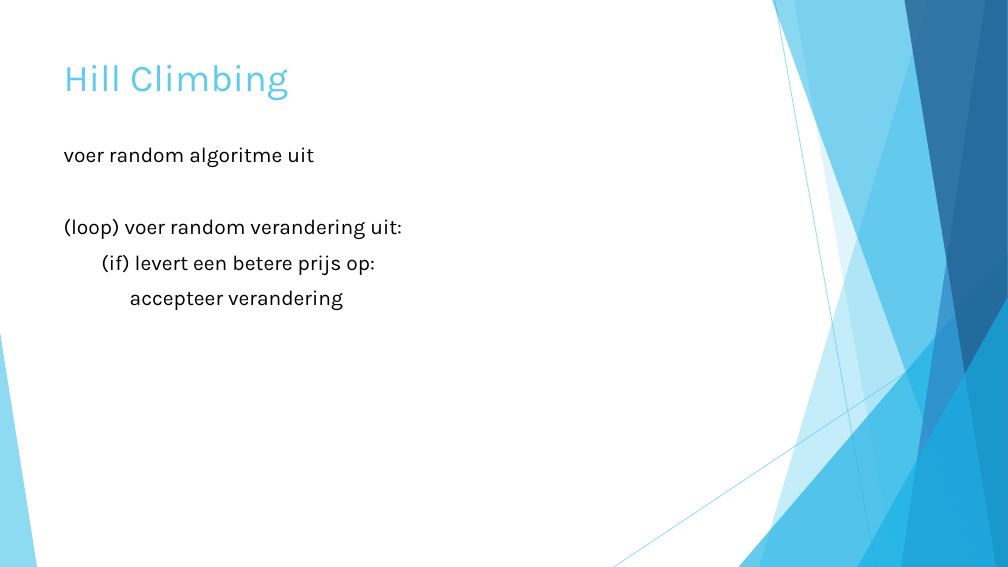
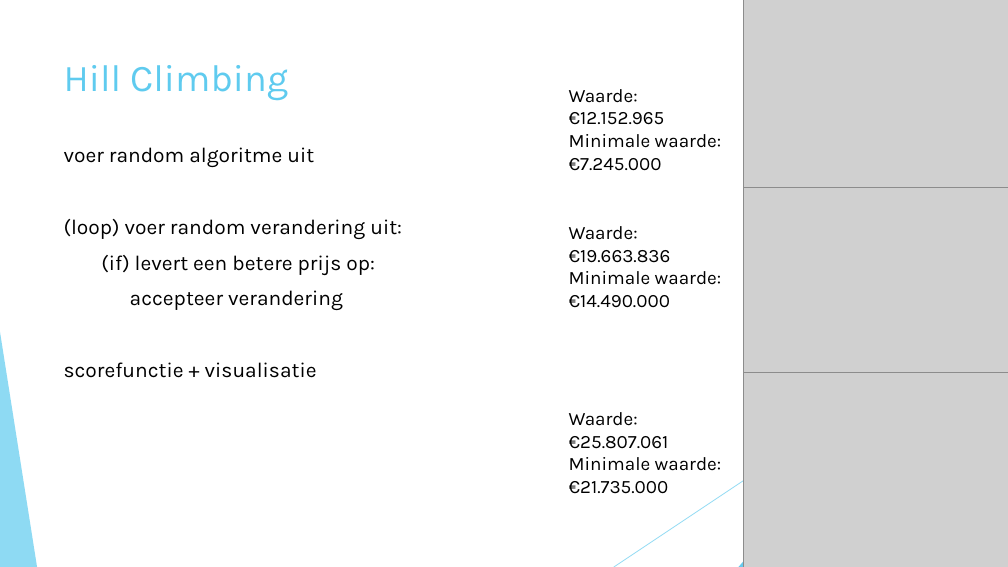
Before and after one commit to roosgreven/Heuristieken, a slide deck: slide 7 of files/presentatie heuristieken.pptx. Drawn at 1008x567 pixels with LibreOffice and Linux fonts; fonts in the diff are those of the drawing; grey boxes stand for pictures. Boxes give left, top, right and bottom in pixels: in the first picture for what was removed or moved away, otherwise in the second. Text is boxed around its words. In the diff, an @@ line names an element or a change of style, - is before the commit and + after.

```diff
--- a/files/presentatie heuristieken.pptx
+++ b/files/presentatie heuristieken.pptx
@@ picture added at box(743, 0, 1008, 197) @@
@@ text added at box(569, 89, 722, 171), 18 pt, text #000000 @@
+Waarde:
+€12.152.965
+Minimale waarde:
+€7.245.000
@@ picture added at box(743, 188, 1008, 386) @@
@@ text added at box(569, 226, 722, 308), 18 pt, text #000000 @@
+Waarde:
+€19.663.836
+Minimale waarde:
+€14.490.000
@@ text at box(64, 362, 317, 378): paragraph added @@
+scorefunctie + visualisatie
@@ picture added at box(743, 373, 1008, 567) @@
@@ text added at box(569, 412, 722, 494), 18 pt, text #000000 @@
+Waarde:
+€25.807.061
+Minimale waarde:
+€21.735.000
```
Also in this commit, not shown: 5 other slides changed, 2 slides added, 4 other files.
